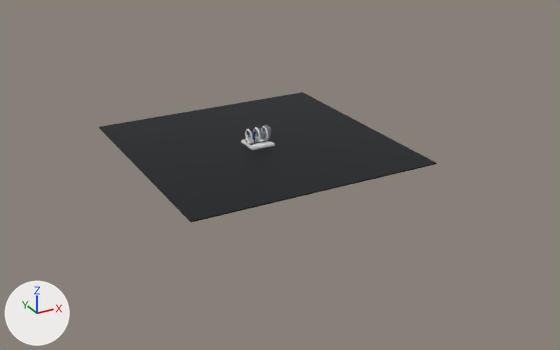
Two versions of the Blender file react-web/blender/detector/detector_scene.blend, one commit apart.
The view is the same before and after, from a 50 mm lens placed at (-52.8, -103.4, 45.4), pointed at (1.8, -4.1, -4.2). The lights are fixed; the arrows at lower left show +X, +Y and +Z. The older version comes first.

The first picture shows 'ENV_floor', 'PROP_detector_ring_00', 'PROP_photon_blocks', 'PROP_plinth', 'PROP_ring_support_00', 'PROP_ring_support_01' and 1 more.
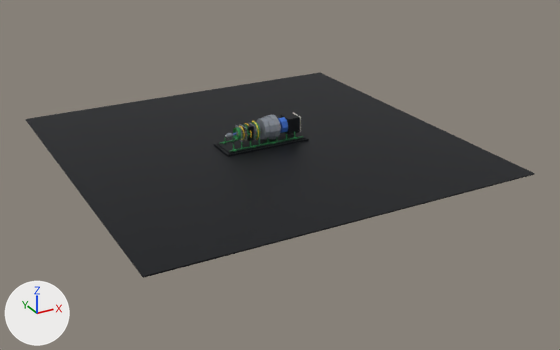
ob_int_detector_photon is not drawn itself; it is the parent of ob_prop_photon_blocks, ob_fx_photon_hits, ob_pivot_detector_photon.

What changed in the scene script:
```text
Change mat_mat_dark_metal:
    add mat_mat_dark_metal.use_nodes = True; mat_mat_dark_metal.node_tree.nodes.clear()
    add _N = mat_mat_dark_metal.node_tree.nodes; _L = mat_mat_dark_metal.node_tree.links
    add n0 = _N.new('ShaderNodeBsdfPrincipled'); n0.name = 'Principled BSDF'
    add n0.inputs[0].default_value = (0.018, 0.02, 0.024, 1.0)  # 'Base Color', black #24272b
    add n0.inputs[1].default_value = 0.7  # 'Metallic'
    add n1 = _N.new('ShaderNodeOutputMaterial'); n1.name = 'Material Output'
    add _L.new(n0.outputs[0], n1.inputs[0])  # 'BSDF' to 'Surface'
Change me_plinth_exhibit:
    remove me_plinth_exhibit.from_pydata(...)  # 16 vertices, 12 faces; spans x -2.0..2.0, y -2.0..2.0, z 0.0..0.45
    add me_plinth_exhibit.from_pydata(...)  # 16 vertices, 12 faces; spans x -6.5..7.9, y -2.7..2.7, z 0.0..0.45
    me_plinth_exhibit part 1: the loose piece of 8 vertices spanning x -2.0..2.0, y -2.0..2.0, z 0.0..0.3 is scaled about its middle by (3.6, 1.35, 1), then moved by (0.7, 0.0, 0.0)
    me_plinth_exhibit part 2: the loose piece of 8 vertices spanning x -1.7..1.7, y -1.7..1.7, z 0.3..0.45 is scaled about its middle by (4, 1.35, 1), then moved by (0.7, 0.0, 0.0)
Change me_cube:
    remove me_cube.from_pydata(...)  # 8 vertices, 6 faces; spans x -20.0..20.0, y -20.0..20.0, z -0.2..0.0
    remove me_cube.materials.append(mat_mat_dark_metal_001)  # black #24272b
    add me_cube.from_pydata(...)  # 8 vertices, 6 faces; spans x -30.0..30.0, y -30.0..30.0, z -0.2..0.0
    me_cube part 3: the whole mesh is scaled about its middle by (1.5, 1.5, 1)
    add me_cube.materials.append(mat_mat_dark_metal)  # black #24272b
Remove ob_prop_photon_blocks:
    ob_prop_photon_blocks = bpy.data.objects.new('PROP_photon_blocks', me_cube_007)
Change ob_int_detector_photon:
    ob_int_detector_photon.location: (0.5, 0.0, 1.65) -> (4.35, 0.0, 2.4)
Remove ob_prop_detector_ring_00:
    ob_prop_detector_ring_00 = bpy.data.objects.new('PROP_detector_ring_00', me_ring_12)
Change ob_prop_ring_support_00:
    remove ob_prop_ring_support_00.parent = ob_prop_detector_ring_00
Add ob_prop_na62_muv_slabs:
    ob_prop_na62_muv_slabs = bpy.data.objects.new('PROP_na62_muv_slabs', me_cube_027)  # a box spanning x 4.88..5.62, y -1.3..1.3, z 1.1..3.7; a box spanning x 5.62..6.27, y -1.3..1.3, z 1.1..3.7; a box spanning x 6.25..6.95, y -1.3..1.3, z 1.1..3.7; in mat_mat_dark_metal (black #24272b)
    ob_prop_na62_muv_slabs.location = (0.0, 0.0, 0.0)
Add ob_prop_na62_lkr:
    ob_prop_na62_lkr = bpy.data.objects.new('PROP_na62_lkr', me_cylinder_044)  # an 8-sided cylinder along z spanning x -1.28..1.28, y -1.28..1.28, z -0.55..0.55; in mat_mat_science_blue (blue #3c6fce)
    ob_prop_na62_lkr.parent = ob_int_detector_photon
    ob_prop_na62_lkr.location = (4.35, 0.0, 2.4)
    ob_prop_na62_lkr.rotation_euler = (0.0, 1.571, 0.0)  # degrees (0, 90, 0)
Add ob_prop_na62_rich:
    ob_prop_na62_rich = bpy.data.objects.new('PROP_na62_rich', me_cylinder_039)  # a 12-sided cylinder along z spanning x -1.7..1.7, y -1.7..1.7, z -0.4..0.4; a 12-sided cylinder along z spanning x -1.85..1.85, y -1.85..1.85, z 0.4..1.2; a 12-sided cylinder along z spanning x -2.0..2.0, y -2.0..2.0, z 1.2..2.0; a 12-sided cylinder along z spanning x -1.9..1.9, y -1.9..1.9, z 2.04..2.16; in mat_mat_light_metal (grey #99a0aa)
    ob_prop_na62_rich.location = (0.9, 0.0, 2.4)
    ob_prop_na62_rich.rotation_euler = (0.0, 1.571, 0.0)  # degrees (0, 90, 0)
Add ob_prop_na62_magnet:
    ob_prop_na62_magnet = bpy.data.objects.new('PROP_na62_magnet', me_cube_026)  # a box spanning x -2.2..-1.3, y -1.15..1.15, z 1.25..3.55; in mat_mat_dark_metal (black #24272b)
    ob_prop_na62_magnet.location = (0.0, 0.0, 0.0)
Add ob_prop_na62_lav_rings:
    ob_prop_na62_lav_rings = bpy.data.objects.new('PROP_na62_lav_rings', me_torus)  # 144 vertices, 144 faces; spans x -1.55..1.55, y -1.55..1.55, z -0.09..2.44; in mat_mat_safety_yellow (yellow #edc427)
    ob_prop_na62_lav_rings.location = (-3.0, 0.0, 2.4)
    ob_prop_na62_lav_rings.rotation_euler = (0.0, 1.571, 0.0)  # degrees (0, 90, 0)
Add ob_prop_na62_decay_tank:
    ob_prop_na62_decay_tank = bpy.data.objects.new('PROP_na62_decay_tank', me_cylinder_008)  # 72 vertices, 36 faces; spans x -1.4..1.4, y -1.4..1.4, z -0.28..3.32; in mat_mat_na62_green (green #389959)
    ob_prop_na62_decay_tank.location = (-3.6, 0.0, 2.4)
    ob_prop_na62_decay_tank.rotation_euler = (0.0, 1.571, 0.0)  # degrees (0, 90, 0)
```

Pixel boxes [x1, y1, x2, y2] of what changed, in the pictures (560 x 350 px; the box of a moved part takes in the faces that stretch with it):
'ENV_floor', rescaled (50% wider, 58% taller): before [99, 92, 437, 222]; after [26, 72, 535, 278]
'PROP_plinth', recoloured, reshaped: before [241, 136, 275, 150]; after [214, 132, 309, 157]
'PROP_na62_rich', added: after [256, 115, 281, 140]
'PROP_na62_muv_slabs', added: after [281, 113, 300, 135]
'PROP_na62_decay_tank', added: after [233, 122, 260, 140]
'PROP_na62_magnet', added: after [242, 122, 254, 141]
'PROP_na62_lkr', added: after [278, 117, 288, 133]
'PROP_na62_lav_rings', added: after [239, 121, 259, 140]
'PROP_photon_blocks', deleted: before [256, 128, 265, 139]
'PROP_detector_ring_00', deleted: before [245, 129, 252, 143]
part 1 of me_plinth_exhibit, moved or reshaped: before [241, 140, 275, 150]; after [214, 133, 309, 157]
part 2 of me_plinth_exhibit, moved or reshaped: before [244, 136, 272, 147]; after [217, 132, 305, 154]
